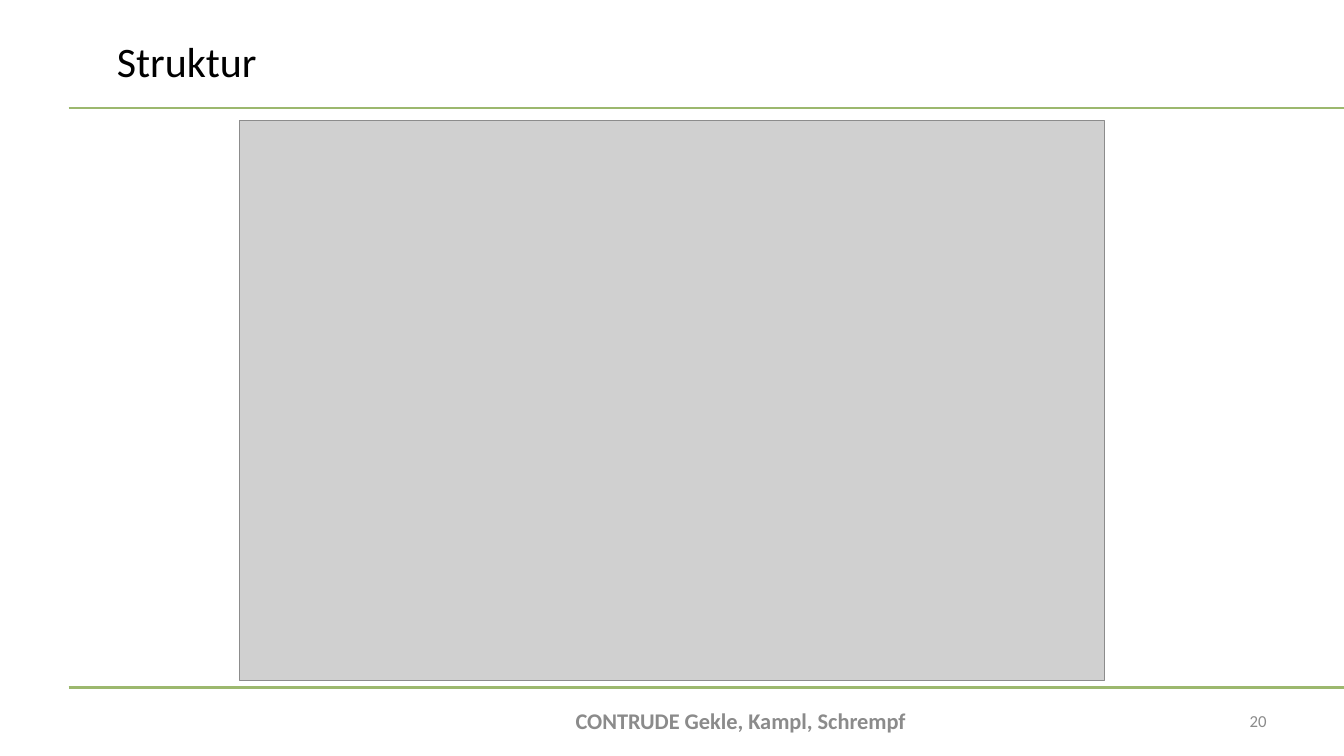
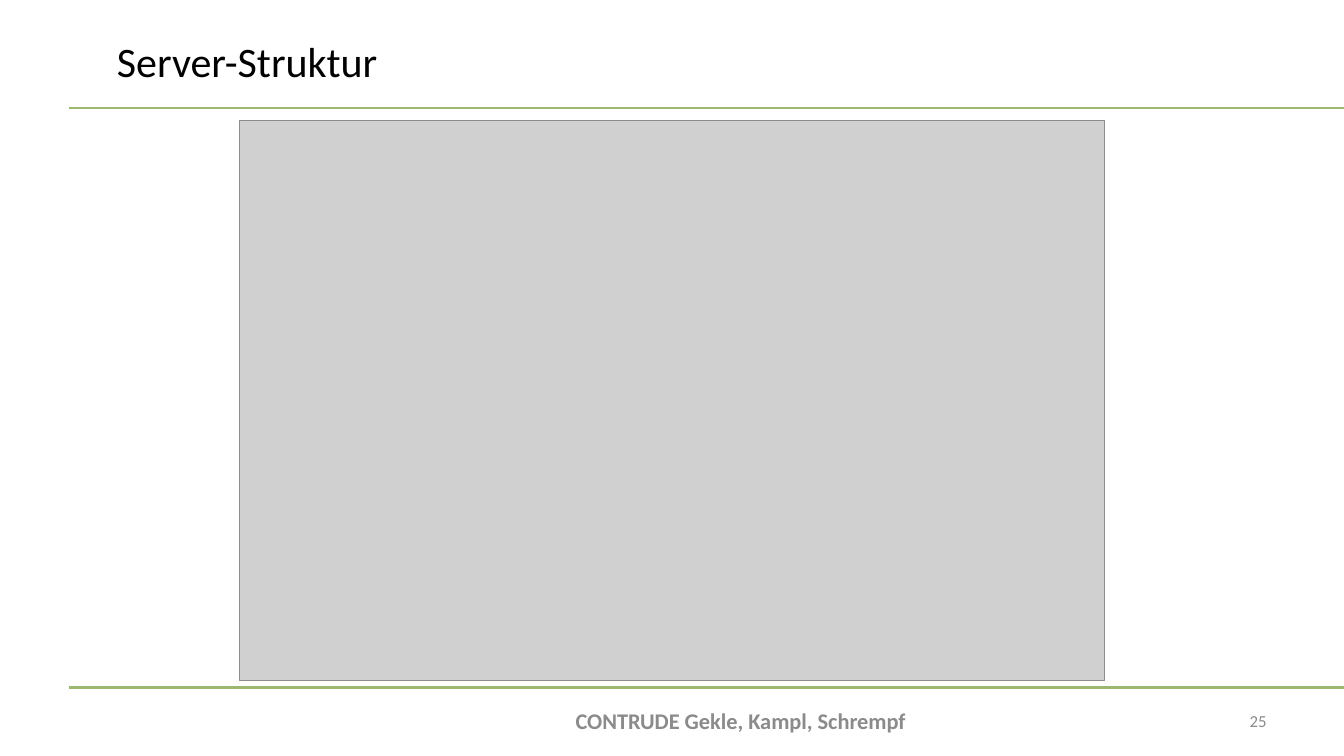
Before and after one commit to bitsneak/Contrude, a slide deck: slide 25 of Diplomarbeit/doc/Presentations/DA-Präsentation2024_Zweitpräsentation.pptx (slide 20 before the commit). Drawn at 1344x756 pixels with LibreOffice and Linux fonts; fonts in the diff are those of the drawing; grey boxes stand for pictures; background and template pictures are left out. Boxes give left, top, right and bottom in pixels: in the first picture for what was removed or moved away, otherwise in the second. Text is boxed around its words. In the diff, an @@ line names an element or a change of style, - is before the commit and + after.

```diff
--- a/Diplomarbeit/doc/Presentations/DA-Präsentation2024_Zweitpräsentation.pptx
+++ b/Diplomarbeit/doc/Presentations/DA-Präsentation2024_Zweitpräsentation.pptx
@@ title at <box>117,48,377,78</box>: text changed @@
-Struktur
+Server-Struktur
@@ page number at <box>1250,716,1267,727</box>: text changed @@
-20
+25
```
Also in this commit, not shown: 6 other slides changed, 1 slide added.
